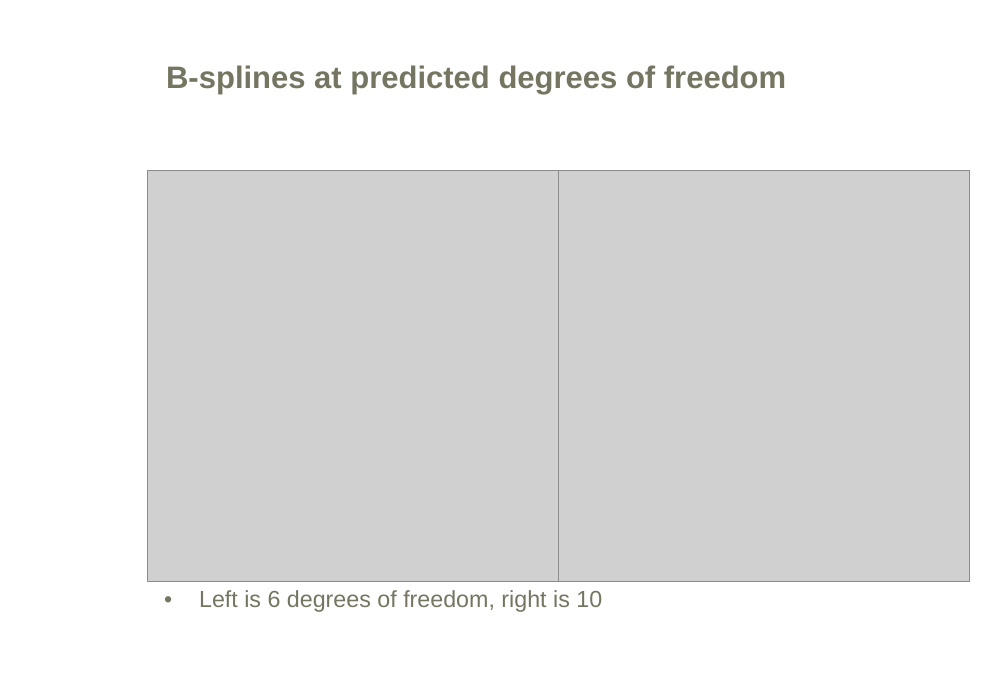
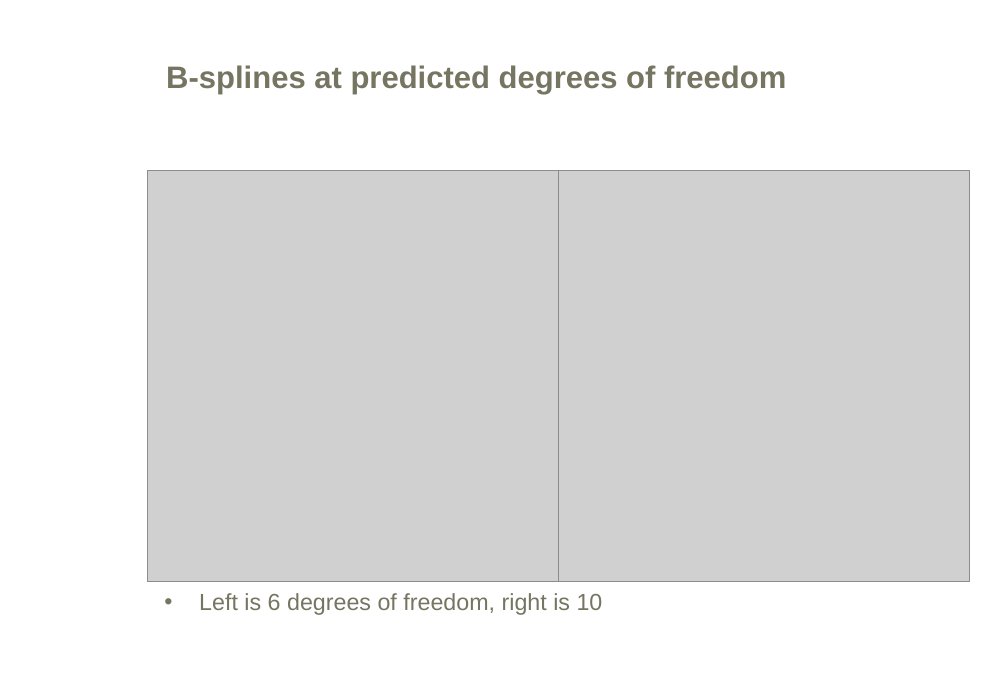
Before and after one commit to mikisvaz/DMPP, a slide deck: slide 42 of Prediction/Prediction.ppt. Drawn at 1008x698 pixels with LibreOffice and Linux fonts; fonts in the diff are those of the drawing; grey boxes stand for pictures; background and template pictures are left out. Boxes give left, top, right and bottom in pixels: in the first picture for what was removed or moved away, otherwise in the second. Text is boxed around its words. In the diff, an @@ line names an element or a change of style, - is before the commit and + after.

```diff
--- a/Prediction/Prediction.ppt
+++ b/Prediction/Prediction.ppt
@@ text "Left is 6 degrees of ..." at (199, 593, 603, 615): line spacing 0.95 to 1.05 @@
```
Also in this commit, not shown: 3 other slides changed, 4 other files.
